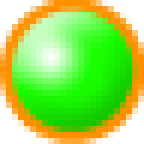
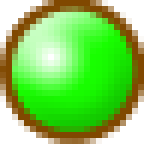
The second 144px x 144px image is a revision of the first. Changes to its layers:
pixels changed over (0, 0, 144, 144) (layer not identified)
